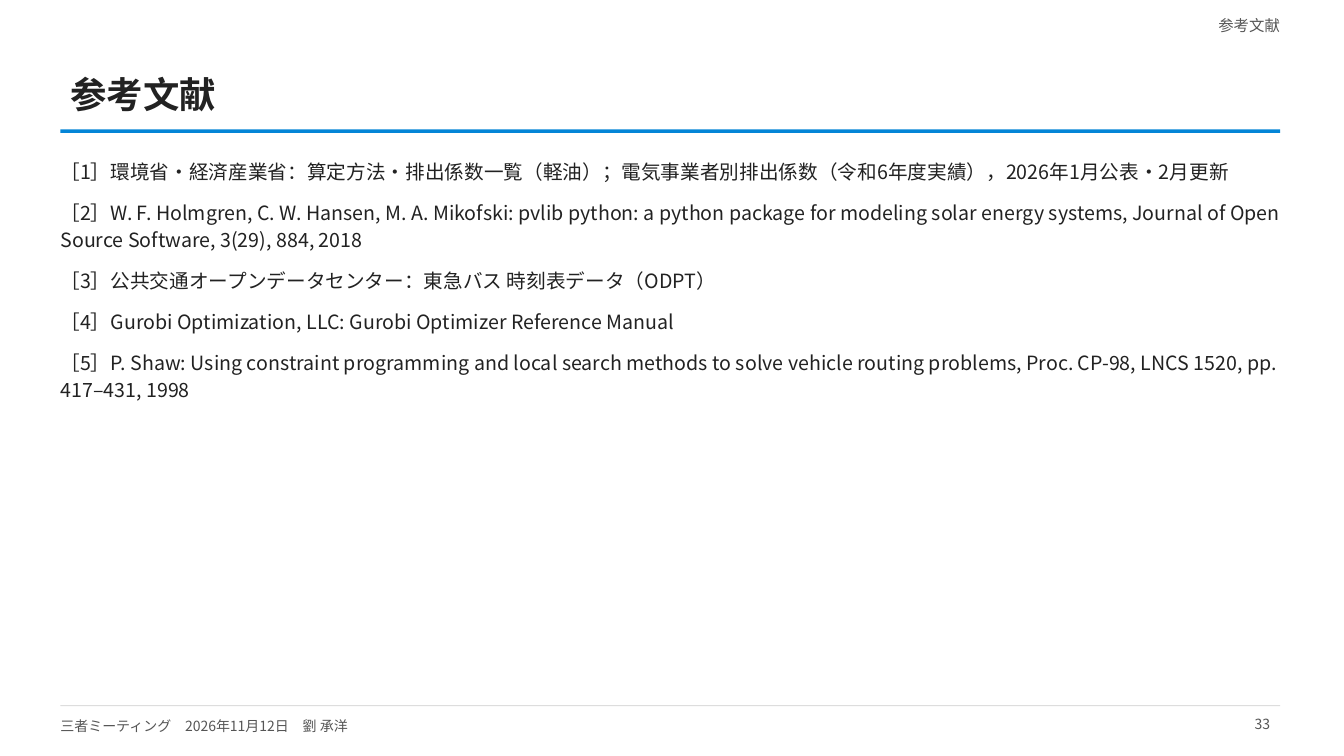
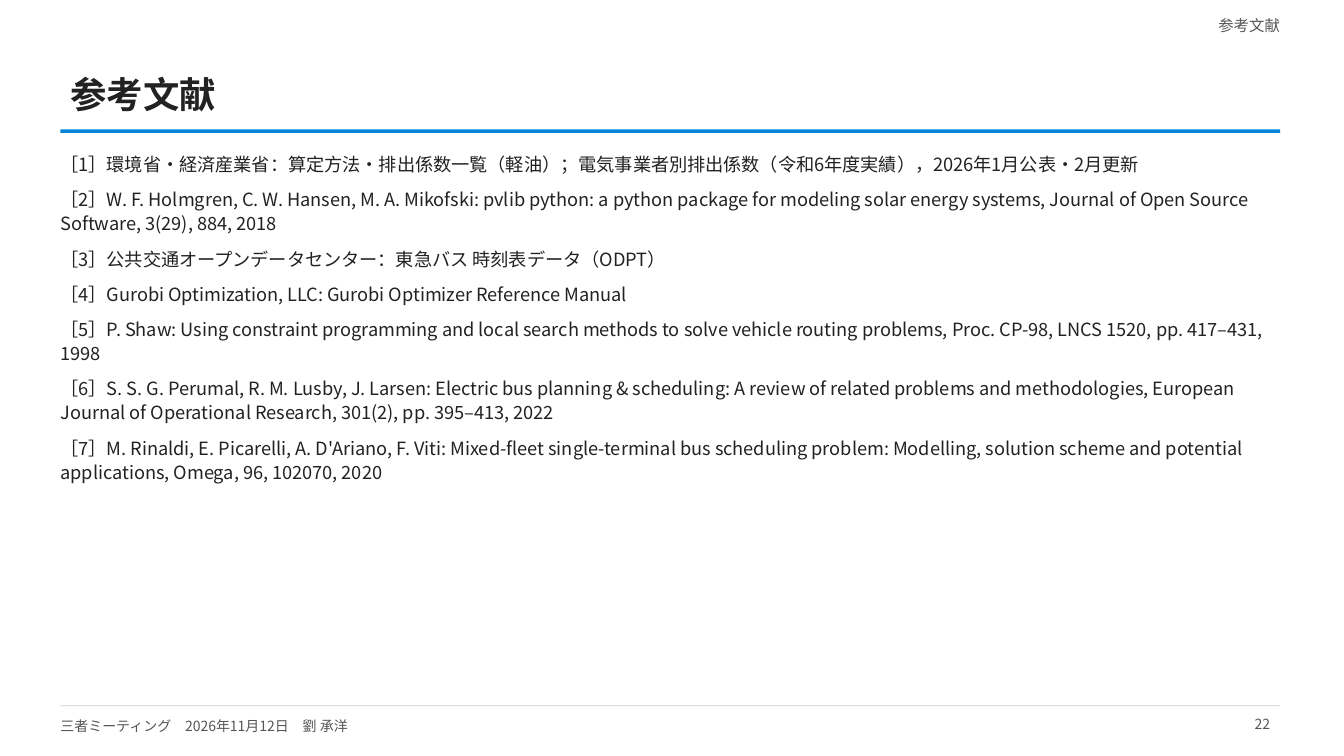
Before and after one commit to CYLIU2003/master-course, a slide deck: slide 22 of outcome/2026-11-12_three_party/three_party_20261112.pptx (slide 33 before the commit). Drawn at 1344x756 pixels with LibreOffice and Linux fonts; fonts in the diff are those of the drawing. Boxes give left, top, right and bottom in pixels: in the first picture for what was removed or moved away, otherwise in the second. Text is boxed around its words. In the diff, an @@ line names an element or a change of style, - is before the commit and + after.

```diff
--- a/outcome/2026-11-12_three_party/three_party_20261112.pptx
+++ b/outcome/2026-11-12_three_party/three_party_20261112.pptx
@@ text at (60, 155, 1262, 360): size 14 to 13 pt in "［1］環境省・経済産業省：算定方法・排出係数一覧（軽油）；電気事業者別排出係数（令和6年度実績），2026年1月公表・2 ...", "［2］W. F. Holmgren, C. W. Hansen, M. ...", "［3］公共交通オープンデータセンター：東急バス 時刻表データ（ODPT）", "［4］Gurobi Optimization, LLC: Gurobi Optimizer Reference Manu ..." and 1 more places; line spacing 1.15 to 1.1; less space between paragraphs @@
@@ text at (60, 379, 1243, 484): paragraphs added @@
+［6］S. S. G. Perumal, R. M. Lusby, J. Larsen: Electric bus planning & scheduling: A review of related problems and methodologies, European Journal of Operational Research, 301(2), pp. 395–413, 2022
+［7］M. Rinaldi, E. Picarelli, A. D'Ariano, F. Viti: Mixed-fleet single-terminal bus scheduling problem: Modelling, solution scheme and potential applications, Omega, 96, 102070, 2020
@@ page number at (1255, 718, 1271, 729): text changed @@
-33
+22
```
Also in this commit, not shown: 18 other slides changed, 4 slides added, 4 other files.
